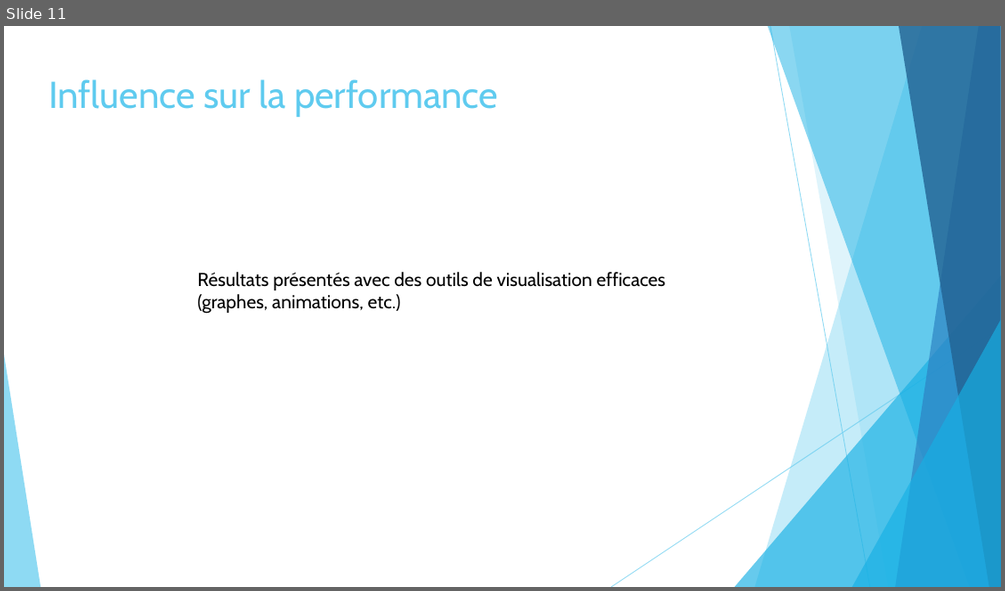
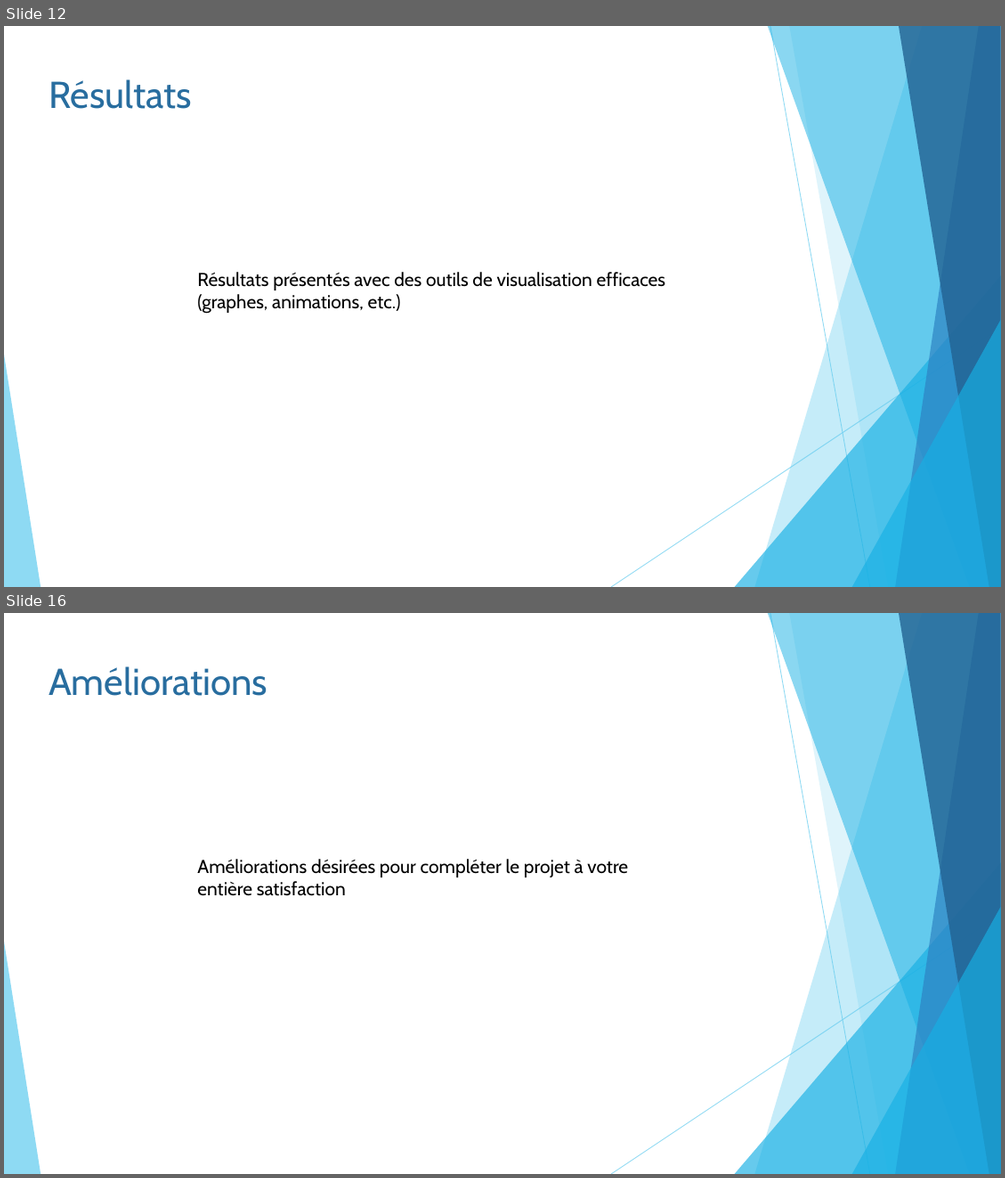
Before and after one commit to pierreluc-plt/ProjetSimulation, a slide deck: Oral/Présentation_Eq11.pptx. Shown one above the other, each under a label of ours: slide 11 before the commit, slides 12 and 16 after it; the slides between them are not shown. The pictures are 1005x591 and 1005x1178 pixels, drawn with LibreOffice and Linux fonts; fonts in the diff are those of the drawing. Boxes give left, top, right and bottom in pixels: in the first picture for what was removed or moved away, otherwise in the second. Text is boxed around its words. In the diff, an @@ line names an element or a change of style, - is before the commit and + after.

```diff
--- a/Oral/Présentation_Eq11.pptx
+++ b/Oral/Présentation_Eq11.pptx
@@ slide 16 added at [4,613,1001,1174], background #FFFFFF; not listed: 10 template elements that a slide beside it also shows @@
@@ text added at [48,666,267,696], 36 pt, text #286D9F @@
+Améliorations
@@ text added at [197,859,628,896], 18 pt, text #000000 @@
+Améliorations désirées pour compléter le projet à votre entière satisfaction
@@ what was slide 11 is now slide 12 @@
@@ slide 12 changed as well @@
@@ text at [48,79,192,109]: text changed; text colour #5FCBEF to #286D9F @@
-Influence sur la performance
+Résultats
```
Also in this commit, not shown: 10 other slides changed, 5 other slides added.
